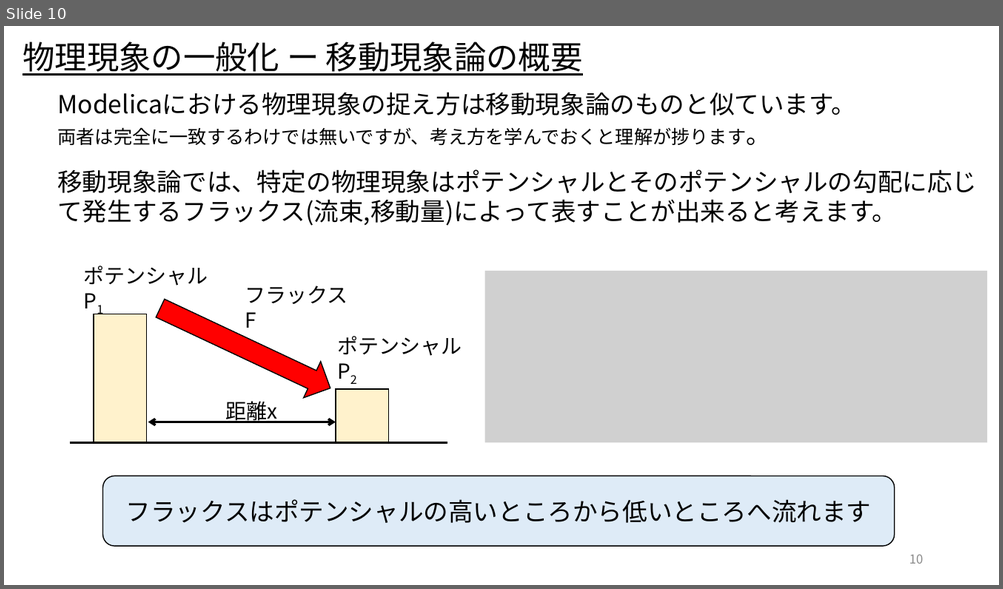
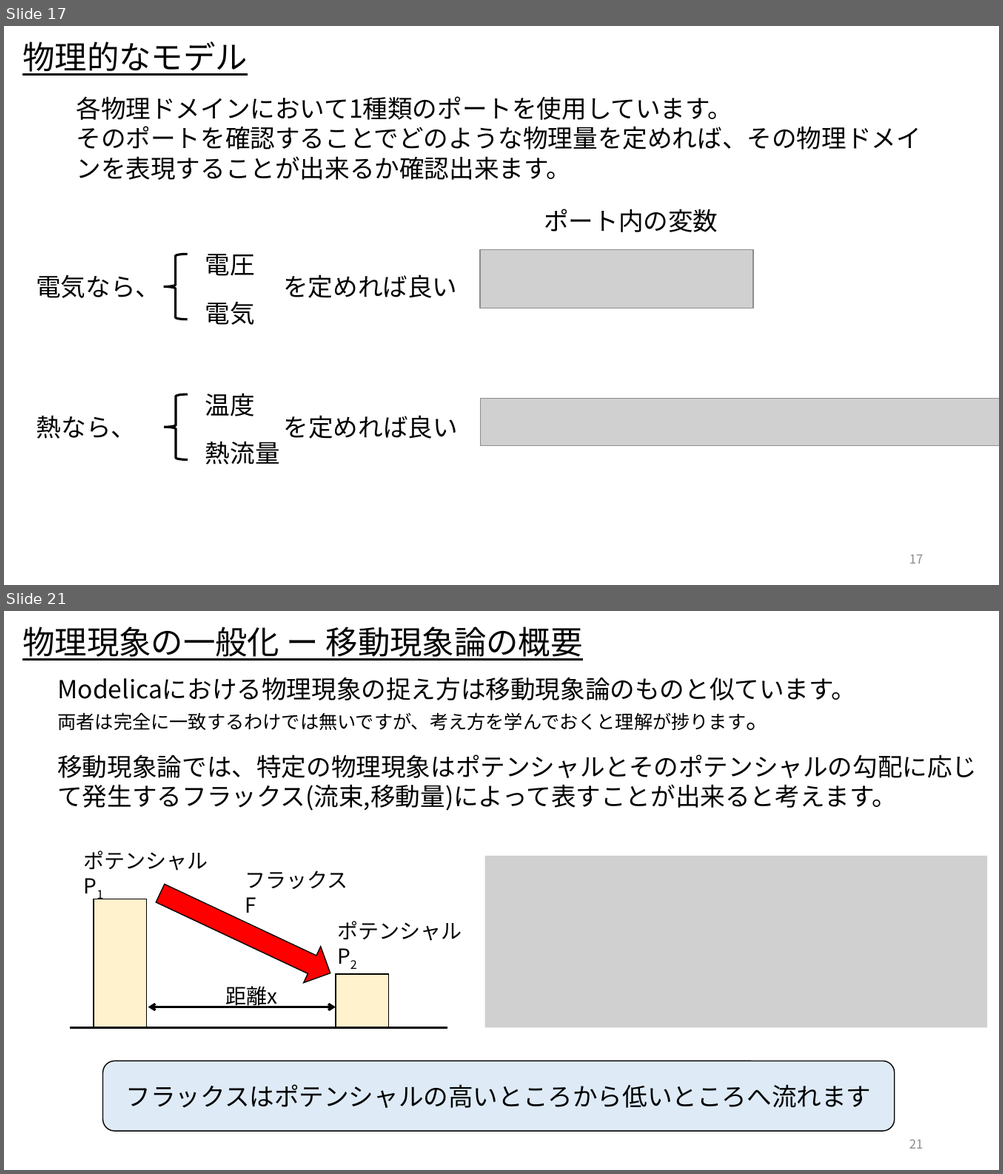
Before and after one commit to UedaShigenori/OpenModelica_Tutorials_Ja, a slide deck: Dev/7_PhysicsDomainModel/OpenModelica_Tutorials_7_PlantModel.pptx. Shown one above the other, each under a label of ours: slide 10 before the commit, slides 17 and 21 after it; the slides between them are not shown. The pictures are 1003x589 and 1003x1174 pixels, drawn with LibreOffice and Linux fonts; fonts in the diff are those of the drawing; grey boxes stand for pictures. Boxes give left, top, right and bottom in pixels: in the first picture for what was removed or moved away, otherwise in the second. Text is boxed around its words. In the diff, an @@ line names an element or a change of style, - is before the commit and + after.

```diff
--- a/Dev/7_PhysicsDomainModel/OpenModelica_Tutorials_7_PlantModel.pptx
+++ b/Dev/7_PhysicsDomainModel/OpenModelica_Tutorials_7_PlantModel.pptx
@@ slide 17 added at (x1=4, y1=26, x2=999, y2=585), background #FFFFFF @@
@@ text added at (x1=22, y1=42, x2=247, y2=76), 31 pt, text #000000, underline @@
+物理的なモデル
@@ text added at (x1=77, y1=96, x2=921, y2=180), 24 pt, text #000000 @@
+各物理ドメインにおいて1種類のポートを使用しています。
+そのポートを確認することでどのような物理量を定めれば、その物理ドメインを表現することが出来るか確認出来ます。
@@ text added at (x1=543, y1=209, x2=717, y2=232), 24 pt, text #000000 @@
+ポート内の変数
@@ left brace added at (x1=164, y1=255, x2=188, y2=320), outline #000000 2.25 pt @@
@@ text added at (x1=205, y1=254, x2=254, y2=276), 24 pt, text #000000 @@
+電圧
@@ picture added at (x1=480, y1=249, x2=753, y2=308) @@
@@ text added at (x1=36, y1=275, x2=160, y2=298), 24 pt, text #000000 @@
+電気なら、
@@ text added at (x1=283, y1=275, x2=457, y2=298), 24 pt, text #000000 @@
+を定めれば良い
@@ text added at (x1=205, y1=302, x2=254, y2=325), 24 pt, text #000000 @@
+電気
@@ left brace added at (x1=164, y1=395, x2=188, y2=460), outline #000000 2.25 pt @@
@@ text added at (x1=205, y1=393, x2=255, y2=417), 24 pt, text #000000 @@
+温度
@@ picture added at (x1=480, y1=399, x2=999, y2=447) @@
@@ text added at (x1=37, y1=415, x2=136, y2=439), 24 pt, text #000000 @@
+熱なら、
@@ text added at (x1=284, y1=415, x2=458, y2=439), 24 pt, text #000000 @@
+を定めれば良い
@@ text added at (x1=205, y1=441, x2=280, y2=465), 24 pt, text #000000 @@
+熱流量
@@ page number added at (x1=909, y1=555, x2=923, y2=564), 12 pt, text #8C8C8C @@
+17
@@ what was slide 10 is now slide 21 @@
@@ page number at (x1=909, y1=1139, x2=923, y2=1149): text changed @@
-10
+21
```
Also in this commit, not shown: 11 slides changed, 9 other slides added.
